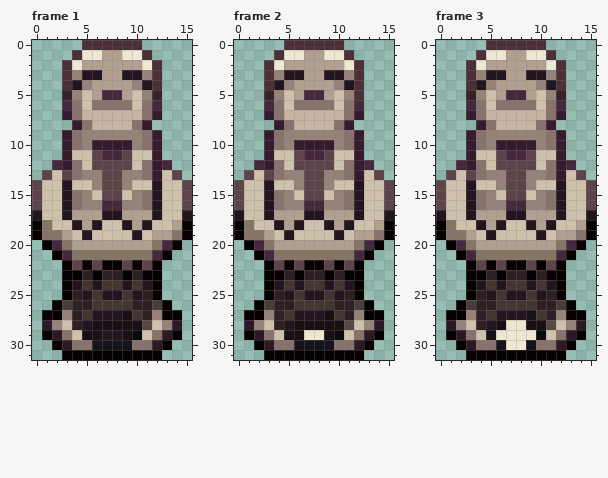
Pixel-art file, stored at Assets/GAME/Arte/Tilesets/Tiles/alfombra/puzzle activacion/boton_activable_azul.aseprite. The first picture shows the starting point.
16x32 pixels, 13 frames. Colours within 5 levels of each other are drawn and written as one. Shown: frame 1, frame 2, frame 3. The commit also changed other frames, which this record leaves out.
After:
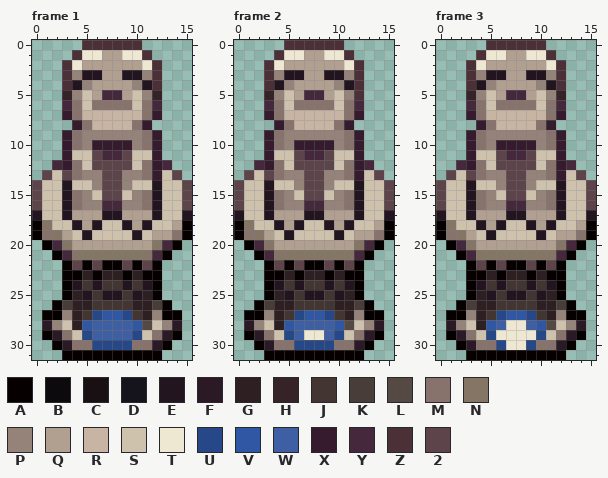
Palette (. is transparent): A #060100  B #0d0a0d  C #181013  D #15141c  E #23151f  F #2c1926  G #2e2022  H #352328  J #423532  K #483d38  L #554a43  M #88726c  N #847564  P #958278  Q #b19f90  R #c7b4a2  S #cfc2ad  T #eee7d1  U #274888  V #3057a3  W #3e5fa3  X #351b2d  Y #45283c  Z #4b3038  2 #5d434a
Edits made:
--- frame 1
@@ x 3..12 @@
 26 KGGJJJJGGK
-27 PGJEEECJGP
-28 SGECCCCCLS
-29 MSCCEECBSM
-30 FMMDDDDMMF
+27 PGJUVVUJGP
+28 SGVWWWWVLS
+29 MSUWWWWUSM
+30 FMMUUUUMMF
 31 AAAAAAAAAA
--- frame 2
@@ x 3..12 @@
 26 KGGJJJJGGK
-27 PGJEEECJGP
-28 SGECCCCCLS
-29 MSCCTTCBSM
-30 FMMDDDDMMF
+27 PGJUVVUJGP
+28 SGVWWWWVLS
+29 MSUWTTWUSM
+30 FMMUUUUMMF
 31 AAAAAAAAAA
--- frame 3
@@ x 3..12 @@
 26 KGGJJJJGGK
-27 PGJEEECJGP
-28 SGECTTCCLS
-29 MSCTTTTBSM
-30 FMMDTTDMMF
+27 PGJUVVUJGP
+28 SGVWTTWVLS
+29 MSUTTTTUSM
+30 FMMUTTUMMF
 31 AAAAAAAAAA
